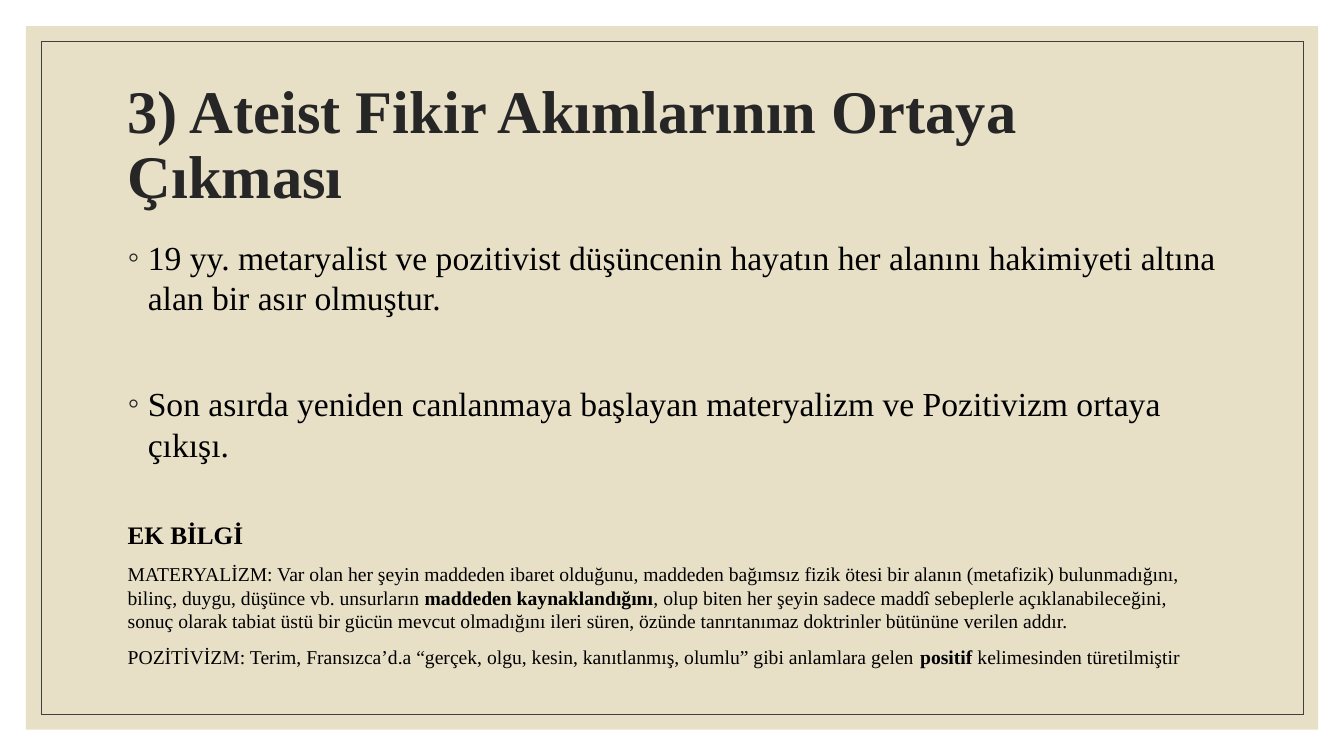
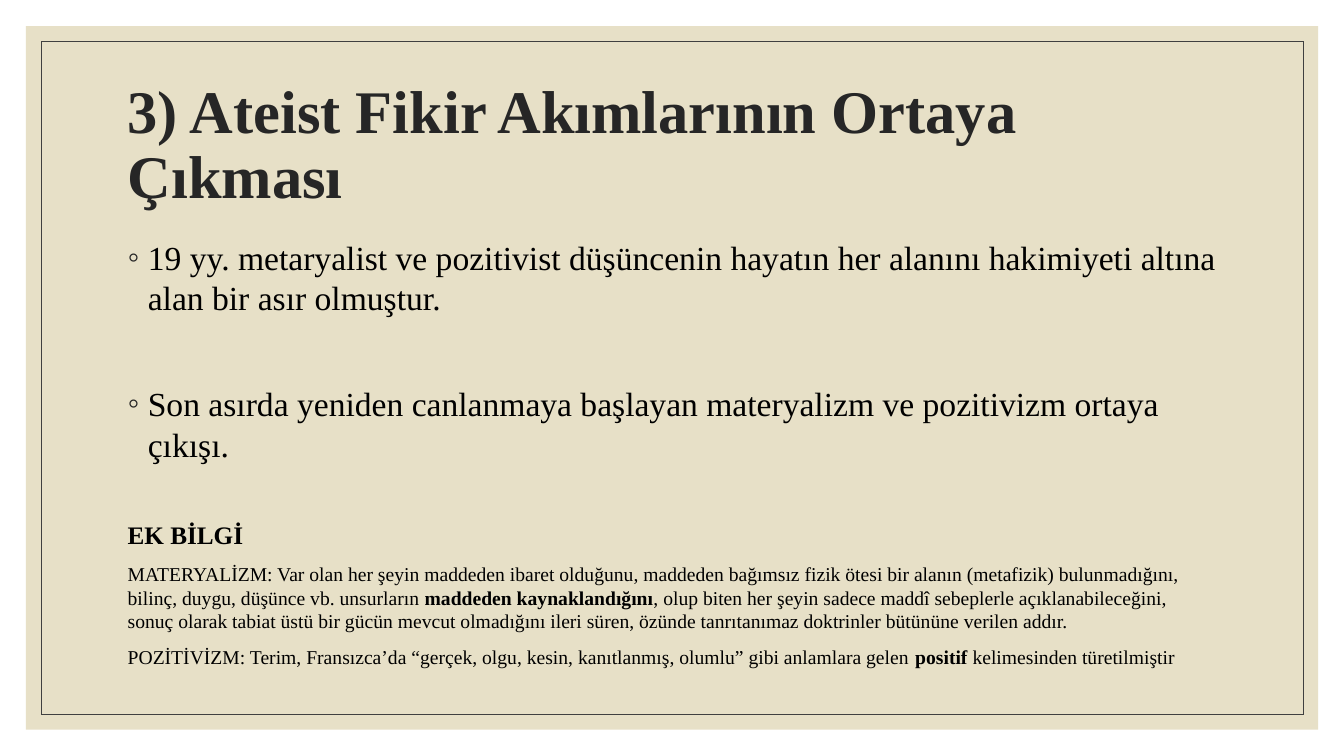
Before and after one commit to ghostsnipertm/projehazirlama, a slide deck: slide 6 of Project.pptx. Drawn at 1344x756 pixels with LibreOffice and Linux fonts; fonts in the diff are those of the drawing. Boxes give left, top, right and bottom in pixels: in the first picture for what was removed or moved away, otherwise in the second. Text is boxed around its words. In the diff, an @@ line names an element or a change of style, - is before the commit and + after.

```diff
--- a/Project.pptx
+++ b/Project.pptx
@@ text at bbox=[148, 392, 1159, 463]: text changed @@
-◦ Son asırda yeniden canlanmaya başlayan materyalizm ve Pozitivizm ortaya çıkışı.
+◦ Son asırda yeniden canlanmaya başlayan materyalizm ve pozitivizm ortaya çıkışı.
@@ text at bbox=[128, 649, 1175, 669]: text changed @@
-POZİTİVİZM: Terim, Fransızca’d.a “gerçek, olgu, kesin, kanıtlanmış, olumlu” gibi anlamlara gelen positif kelimesinden türetilmiştir
+POZİTİVİZM: Terim, Fransızca’da “gerçek, olgu, kesin, kanıtlanmış, olumlu” gibi anlamlara gelen positif kelimesinden türetilmiştir
```
Also in this commit, not shown: 1 other slide changed.
